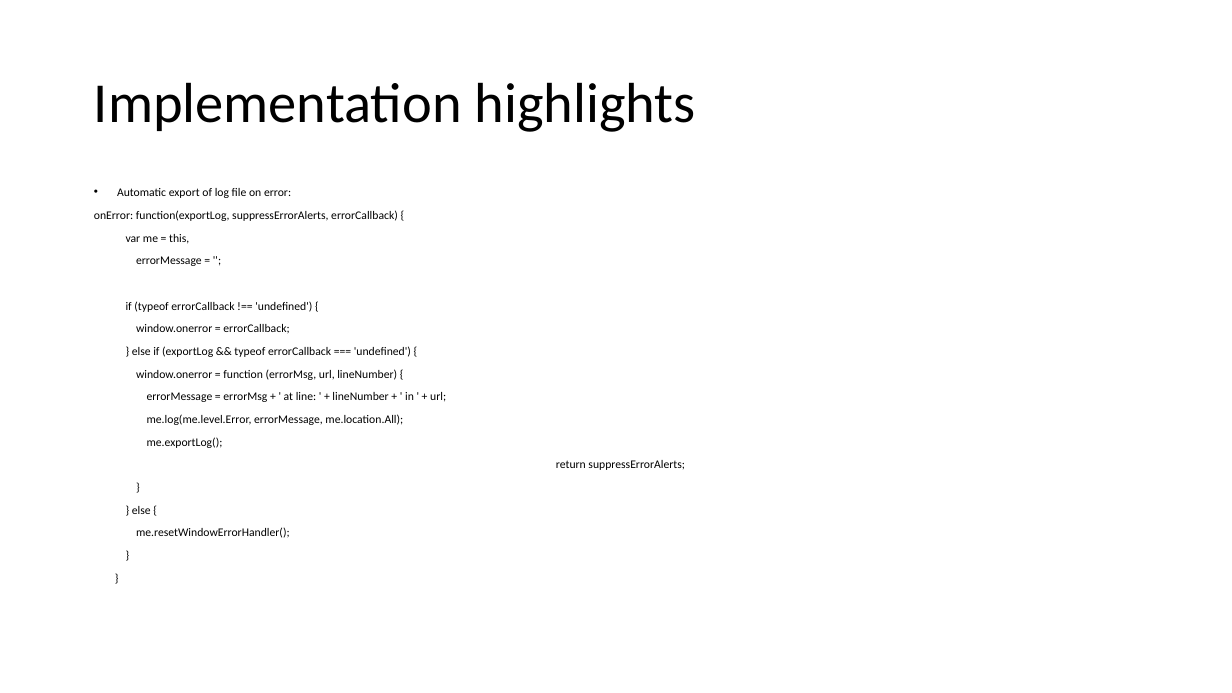
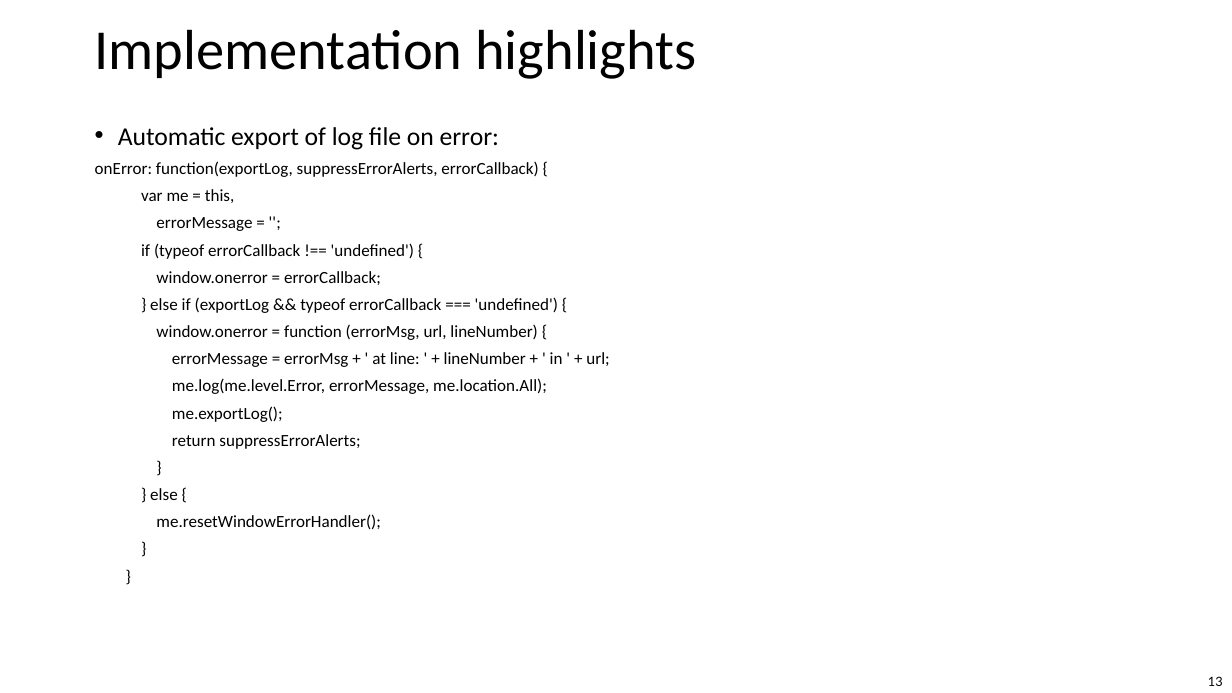
Before and after one commit to bogdan-cornianu/logger, a slide deck: slide 13 of Logger.pptx (slide 12 before the commit). Drawn at 1232x693 pixels with LibreOffice and Linux fonts; fonts in the diff are those of the drawing; background and template pictures are left out. Boxes give left, top, right and bottom in pixels: in the first picture for what was removed or moved away, otherwise in the second. Text is boxed around its words. In the diff, an @@ line names an element or a change of style, - is before the commit and + after.

```diff
--- a/Logger.pptx
+++ b/Logger.pptx
@@ text "Implementation highlights": place and size @@
-text "Implementation highlights" at bbox=[94, 82, 695, 132]
+text "Implementation highlights" at bbox=[95, 29, 696, 79]
@@ text "Implementation highlights" at bbox=[95, 29, 696, 79]: vertical alignment middle to top @@
@@ text "Automatic export of log file ...": place and size @@
-text "Automatic export of log file ..." at bbox=[94, 188, 685, 538]
+text "Automatic export of log file ..." at bbox=[95, 127, 609, 529]
@@ text "Automatic export of log file ..." at bbox=[95, 127, 609, 529]: size 9.1 to 19.9 pt in "Automatic export of log file on error:"; size 9.1 to 13.3 pt @@
@@ page number added at bbox=[1208, 676, 1223, 686], 10 pt, text #000000 @@
+13
```
Also in this commit, not shown: 14 other slides changed, 2 slides added, 1 slide removed.
